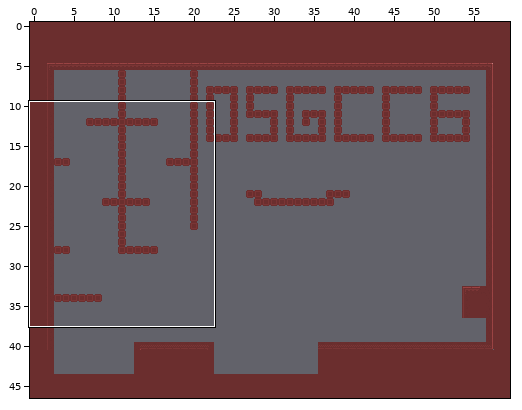
Two states of a Tiled map, assets/maps/map_level1.tmx. The picture above shows the old version from afar; the outline marks the close-up.
Close-up. Old version:
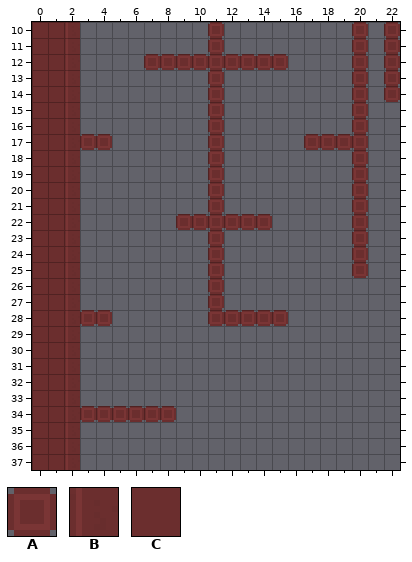
Cells are 8x8 px. Shown: x 0..22, y 10..37. The commit also changed other parts of the map, which this record leaves out.
Key: from "tiles": A 0, B 7, C 15.
_ is an empty cell.
Layer "main" before, first column x 0:
10 CCB________A________A_A
11 CCB________A________A_A
12 CCB____AAAAAAAAA____A_A
13 CCB________A________A_A
14 CCB________A________A_A
15 CCB________A________A__
16 CCB________A________A__
17 CCBAA______A_____AAAA__
18 CCB________A________A__
19 CCB________A________A__
20 CCB________A________A__
21 CCB________A________A__
22 CCB______AAAAAA_____A__
23 CCB________A________A__
24 CCB________A________A__
25 CCB________A________A__
26 CCB________A___________
27 CCB________A___________
28 CCBAA______AAAAA_______
29 CCB____________________
30 CCB____________________
31 CCB____________________
32 CCB____________________
33 CCB____________________
34 CCBAAAAAA______________
35 CCB____________________
36 CCB____________________
37 CCB____________________
After:
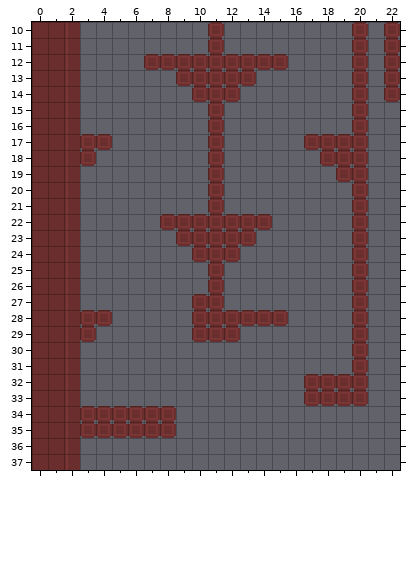
What changed:
Changed rows in their new state; . is an unchanged cell.
Layer "main":
first column x 9:
13 AA.AA
14 .A.A.
first column x 3:
18 A..............AA.
19 ................A.
22 .....A............
23 ......AA.AA.......
24 .......A.A........
26 .................A
27 .......A.........A
28 .......A.........A
29 A......AAA.......A
30 .................A
31 .................A
32 ..............AAAA
33 ..............AAAA
35 AAAAAA............
